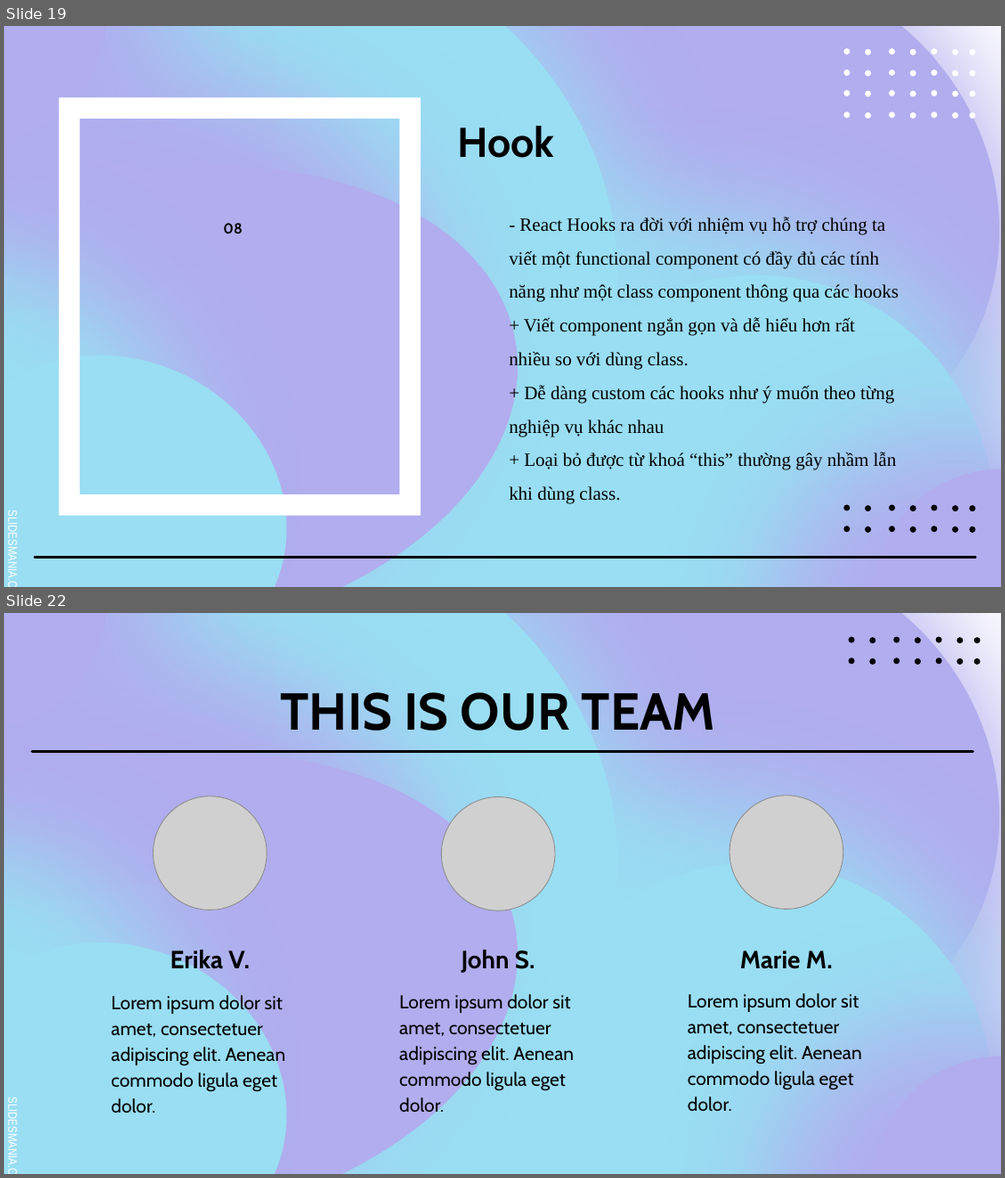
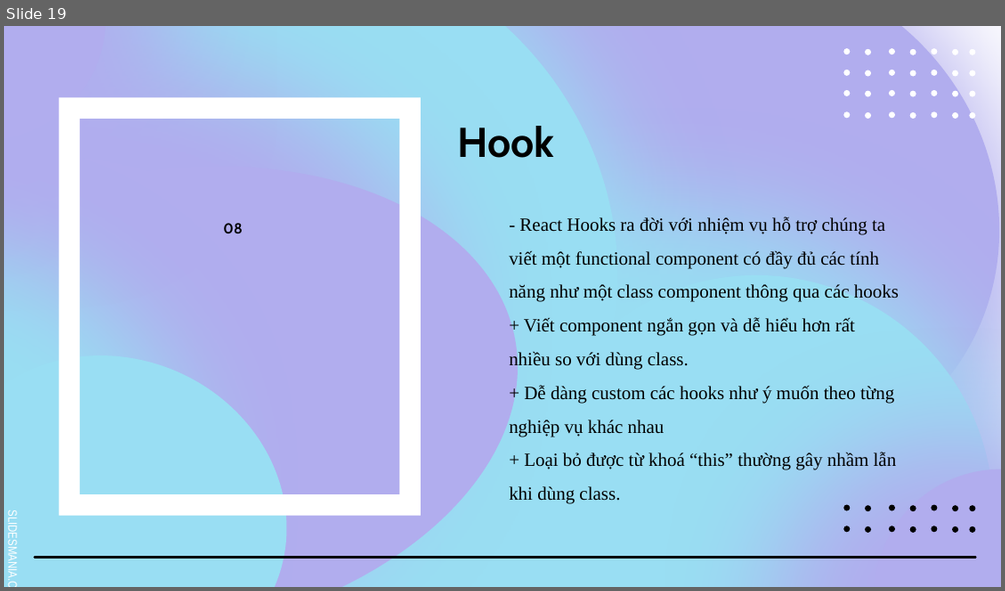
Before and after one commit to chinhan3966/react-project-mp3, a slide deck: PowperPoint_React.pptx. Shown one above the other, each under a label of ours: slides 19 and 22 before the commit, slide 19 after it; the slides between them are not shown. The pictures are 1005x1178 and 1005x591 pixels, drawn with LibreOffice and Linux fonts; fonts in the diff are those of the drawing; grey boxes stand for pictures. Boxes give left, top, right and bottom in pixels: in the first picture for what was removed or moved away, otherwise in the second. Text is boxed around its words. In the diff, an @@ line names an element or a change of style, - is before the commit and + after.

```diff
--- a/PowperPoint_React.pptx
+++ b/PowperPoint_React.pptx
@@ slide 22 removed at (4, 613, 1001, 1174), background #FFFFFF; not listed: 9 template elements that a slide beside it also shows @@
@@ group removed at (849, 637, 979, 665): 14 freeform shapes @@
@@ title removed at (281, 692, 716, 741) @@
-THIS IS OUR TEAM
@@ line removed from (32, 751) to (973, 751) @@
@@ picture removed at (153, 796, 267, 910) @@
@@ picture removed at (442, 797, 555, 910) @@
@@ picture removed at (729, 795, 843, 909) @@
@@ subtitle removed at (170, 949, 250, 974) @@
-Erika V.
@@ subtitle removed at (461, 948, 535, 974) @@
-John S.
@@ subtitle removed at (740, 950, 833, 969) @@
-Marie M.
@@ text removed at (111, 993, 286, 1113) @@
-Lorem ipsum dolor sit amet, consectetuer adipiscing elit. Aenean commodo ligula eget dolor.
@@ text removed at (399, 992, 574, 1117) @@
-Lorem ipsum dolor sit amet, consectetuer adipiscing elit. Aenean commodo ligula eget dolor.
@@ text removed at (688, 993, 862, 1111) @@
-Lorem ipsum dolor sit amet, consectetuer adipiscing elit. Aenean commodo ligula eget dolor.
```
Also in this commit, not shown: 2 slides changed, 5 slides added, 4 other slides removed, 2 other files.
